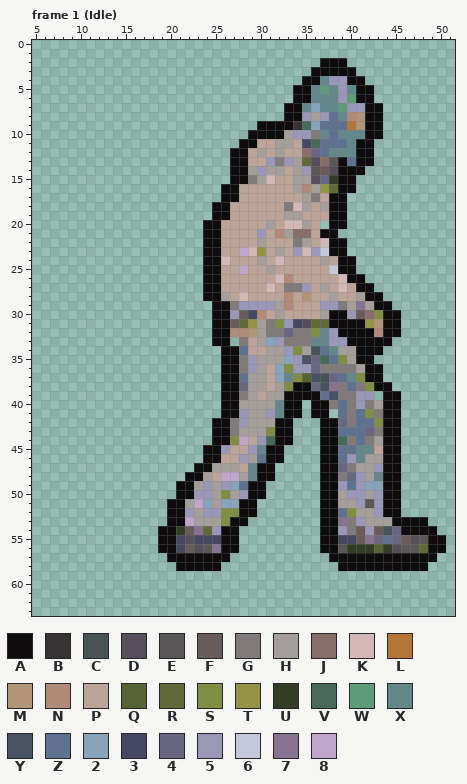
Pixel-art file: spell-casting/ase/jochem64-half-frames.ase. The picture above is the old version.
64x64 pixels, 60 frames. Colours within 5 levels of each other are drawn and written as one. Shown: frame 1 (Idle): x 5..51, y 0..63. The commit also changed other frames, which this record leaves out.
Palette (. is transparent): A #0e0c0c  B #373334  C #465456  D #564f5b  E #595757  F #695b59  G #807b7a  H #a69e9a  J #886e6a  K #d4b8b8  L #b47538  M #b29476  N #b28b78  P #bda499  Q #586335  R #61683a  S #7f8e44  T #939446  U #333c24  V #486859  W #5d9b79  X #64878c  Y #485262  Z #5e718e  2 #88a3bc  3 #464762  4 #696682  5 #9a97b9  6 #c5c7dd  7 #87738f  8 #bfa5c9
Pixels before, frame 1 (Idle) (only the part around the change), first column x 12:
 0 ........................................
 1 ........................................
 2 .........................AAA............
 3 ........................AAAAA...........
 4 .......................AAX55AA..........
 5 ......................AAXWX5XAA.........
 6 ......................AAXXX5WAA.........
 7 .....................AAX2XXW55AA........
 8 .....................AA5H5ZXNMAA........
 9 ..................AAAABV2ZZZLMAA........
10 .................AAAAH55GXZXXXAA........
11 ................AAPPHHP3VZZZXAA.........
12 ...............AAPHPHPPJ4ZXXXAA.........
13 ...............AAPP5G5HRDJEAZAA.........
14 ...............AAH5HHPH5EFDAAA..........
15 ...............AAGHKPPHHD4UAA...........
16 ..............AAPPPPPPHNHTRAA...........
17 ..............AAPPPPPPPHGPAA............
18 .............AAPPPPPPGKHPHAA............
19 .............AAPPPPPPHHPPPAA............
20 ............AAPPPPPHPKKHP.AA............
21 ............AAPPPP5PNHJJPAA.............
22 ............AAPPPPHPPPGHPKAA............
23 ............AAPP8KTPHP5K56AA............
24 ............AAKPPPHPKPPPPHPAA...........
25 ............AAPP8PPHPPPPPP6AA...........
26 ............AAPPPPPPKNPPPPPKAA..........
27 ............AAPPPPPKPGG5PHPKPAA.........
28 ............AAHPKPPPPNPMPPHPPHAA........
29 .............AAG5555HNPPP55GH7HAA.......
30 .............AA5F3NPHPPPPHAA5FJSAA......
31 .............AAFRTHGS53DRRAAAATMAA......
32 .............AANNMHGG4GGSX5AAAANAA......
33 .............AA.GPH25GGGXX55AAAAA.......
34 ..............AAZPPHH5SHCZXHHAAA........
35 ..............AAG5HHH25Y4VZSHAA.........
36 ..............AAG5HP2S554GGGGHAA........
37 ..............AAZHHP2XSQYC4ZXSAA........
38 ..............AA4HHPHSAA4Y7GZGSAA.......
39 ..............AAGHPHHAAAAZYGG55.AA......
40 ..............AAHHHHXAA.AAGZG5GHAA......
41 ..............AA5HH5XAA.AA.ZGZSGAA......
42 .............AAG5HHHAA...AA4GZZSAA......
43 .............AAGHHHSAA...AAZZZ4GAA......
44 .............AAS8P5VAA...AAVGZGHAA......
45 ............AA5PP5XAA....AAZZXXPAA......
46 ............AAPP5HZAA....AAZ5XHHAA......
47 ...........AAHHHPXAA.....AA4GHH5AA......
48 ..........AAHP88HXAA.....AAG45HXAA......
49 .........AAH5H52ZAA......AA5Z522AA......
50 .........AA55HSH5AA......AAH55H5AA......
51 ........AAH82H22AA.......AAHH5E5AA......
52 ........AA5H55SSAA.......AAZSHH5AA......
53 ........AA8HHHSAA........AA7G5HHHAAAA...
54 .......AAUF7R5AA.........AA5GF5FC4AAAA..
55 .......AA3D333AA.........AA33F74Z4FDEAA.
56 .......AA3FDE7AA.........AAEUUUQUDEERAA.
57 ........AAAAAAA...........AAAAAAAAAAAA..
58 .........AAAAA.............AAAAAAAAAA...
59 ........................................
60 ........................................
61 ........................................
62 ........................................
63 ........................................
New version:
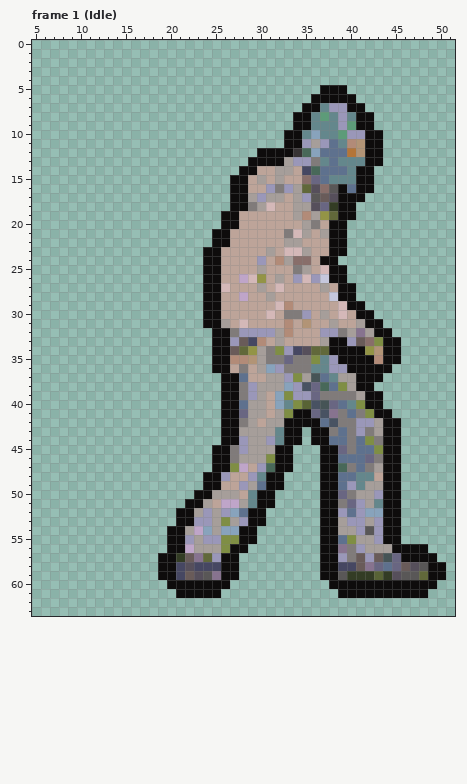
The edit:
Changed rows in their new state; - is an unchanged pixel.
Frame 1 (Idle), layer "Layer":
first column x 19:
 2 ------------------...-----------
 3 -----------------.....----------
 4 ----------------.......---------
 5 ---------------...AAA...--------
 6 ---------------..AAAAA..--------
 7 --------------..AA-55AA..-------
 8 --------------.-AXWX5XA-.-------
 9 -----------....AAXXX5WA-.-------
10 ----------....AAX2-XW55---------
11 ---------.....AA5H5-XNM-A-------
12 --------...AAAABV2-ZZLM-A-------
13 --------..AAAAH55GXZXXX-A-------
14 --------.-APP-HP3VZZZX-A--------
15 ----------P-PH-PJ4ZXXXAA--------
16 -------.-A--5G5-RDJE-ZAA--------
17 -------.-AH5HH-H5EFD-AA---------
18 ------..AAGHK-PH-D4U-A----------
19 ------.-A-----P-NHTR-A----------
20 -----..AA---P-PP-GP-------------
21 -----.-A---P-PGKH-H-A-----------
22 -----.-A---P--HHP-P-------------
23 ---------PPPHPKKHPP-------------
24 -------P---5-NHJJ-AA..----------
25 ---------P-HP--GH-KA-.----------
26 ---------8KT-HP5K56AA..---------
27 -------K---HPKPPP---AA..--------
28 -------P-8--H-P-P--6AA...-------
29 -----A-PPPPPPK----PPKAA...------
30 -----A-PPPPPKPGG5--PKPAA...-----
31 -----A-HPKPPPPNPMPPHPPHAA..-----
32 --------G5555HNPPP5-GH7HA-.-----
33 --------5F3NPHPPPPHAA5FJS-A-----
34 ------A-FRTHGS-3DRRAAA-TMAA-----
35 ------A-NNM-GG4GGSX5AA--NAA-----
36 ------A-P-P-25GGGXX55AA--A------
37 ----------PPHH5-HCZXHHA---------
38 ---------G5-H-25Y-VZSHAA..------
39 ----------5HP2S554GG--HAA..-----
40 ---------Z--P2XSQYC4-XSAA..-----
41 ---------4--PHS-A4Y7GZG-A-.-----
42 ------.-AG-P-H-AAAZYG-55H-------
43 ------.-A---HX-A-A-G-G5GH-------
44 ------.-A5HH5X-A-A-ZZ--SG-------
45 -----.-AG5HHH-A-----4GZZS-------
46 -----.-AGH-HS-A------ZZ4G-------
47 ----..AAS8P5VAA-----V-ZGH-------
48 ---..AA5PP5X-A------ZZXXP-------
49 --...AAPP5HZAA------Z5XHH-------
50 --..AA-H-PX-A-------4GH---------
51 -..AAHP88HXAA-------G4-HX-------
52 -.-A--H52Z-A--------5Z522-------
53 -.-A55--H5AA--------H5--5A-...--
54 .-AH82H22AA---------HH5E5AA....-
55 .-A5H55SSAA---------ZSHH5AA.....
56 .-A8HHHS-A----------7G5HHHAAAA..
57 A-UF7R5-A---------A-5GF5FC4-----
58 AA3D333AA---------AA33F74Z4FDEAA
59 AA3FDE7AA---------AAEUUUQUDEERAA
60 -AAAAAAA-----------AAAAAAAAAAAA-
61 --AAAAA-------------AAAAAAAAAA--
